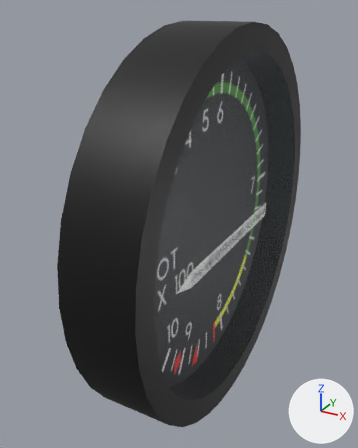
The Blender file Models/Interior/Panel/Instruments/turboprop/tot.blend as it was, and as the next commit left it.
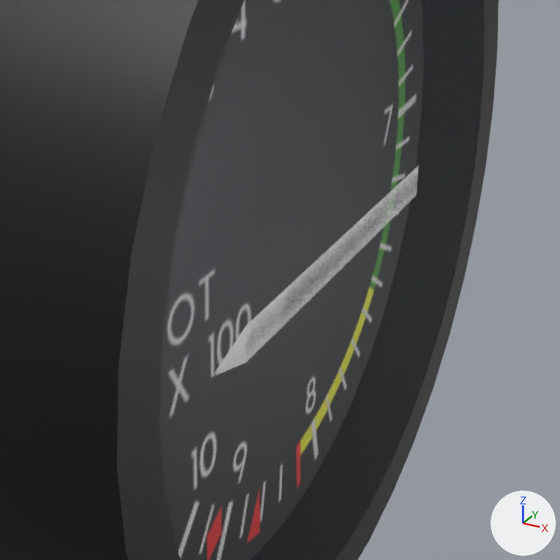
There are two pictures of each version: one whole from a 50 mm camera at (0.0239, -0.0628, 0.0303) aimed at (-0.0093, -0.0024, 0.0001), one close up on the part from 24% to 91% of the width and 29% to 83% of the height. The lights are fixed; the arrows at lower right show +X, +Y and +Z.

Objects in the first close-up: 'Case', 'Glass', 'Needle'.
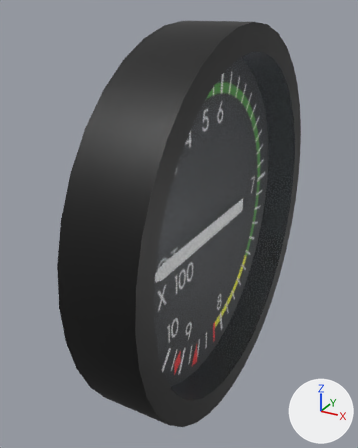
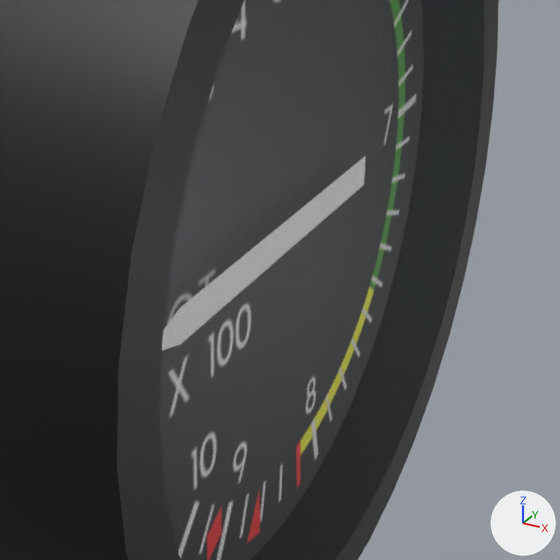
Commit message: Fix TOT gauge needle being inside the glass

Scene script edits in JSON lines:
```json
{"op": "set", "path": "ob_needle.location", "old": "(0.0, -0.005, 0.0)", "new": "(-0.004, -0.005, 0.0)"}
```

Pixel boxes (x1, y1, x2, y2) of what changed, in the close-ups (560 x 560 px):
```json
{"object": "Needle", "change": "moved", "before": [216, 166, 419, 375], "on screen": "not visible afterwards"}
```
